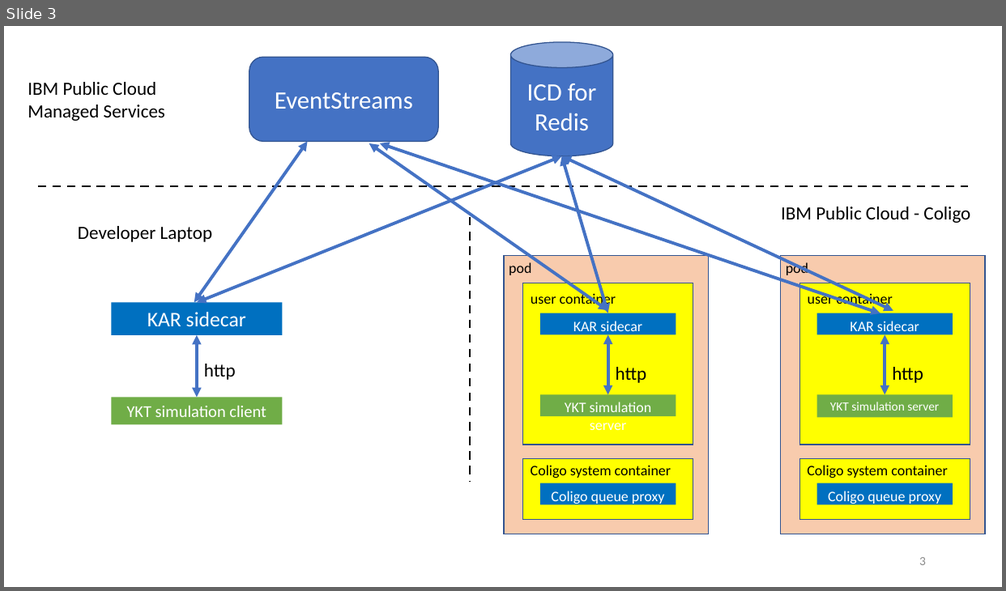
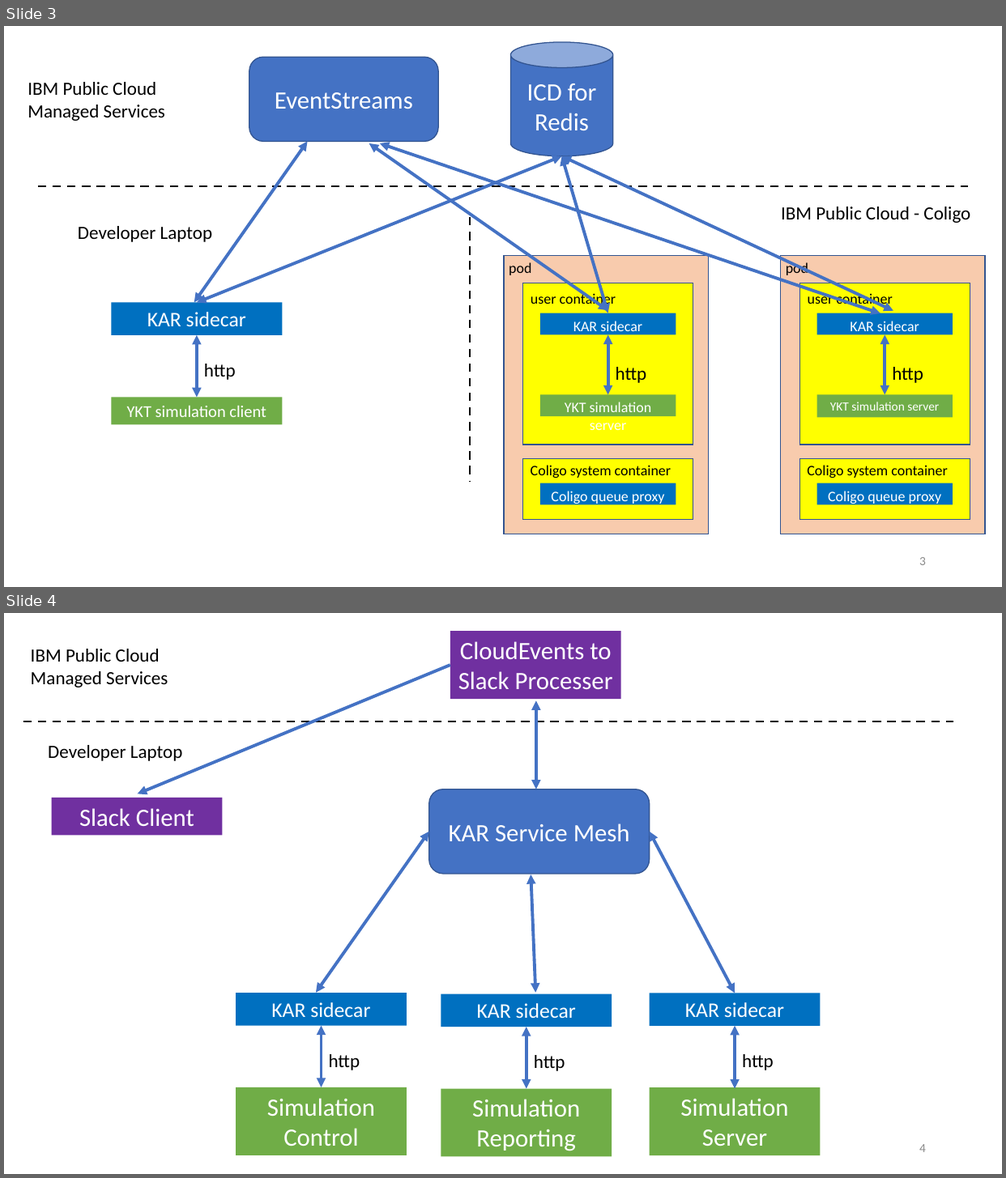
Before and after one commit to IBM/kar, a slide deck: docs/image-sources/example-figures.pptx. Shown one above the other, each under a label of ours: slide 3 before the commit, slides 3 and 4 after it. The pictures are 1006x591 and 1006x1178 pixels, drawn with LibreOffice and Linux fonts; fonts in the diff are those of the drawing. Boxes give left, top, right and bottom in pixels: in the first picture for what was removed or moved away, otherwise in the second. Text is boxed around its words. In the diff, an @@ line names an element or a change of style, - is before the commit and + after.

```diff
--- a/docs/image-sources/example-figures.pptx
+++ b/docs/image-sources/example-figures.pptx
@@ slide 4 added at box(4, 613, 1002, 1174), background #FFFFFF @@
@@ rectangle added at box(450, 631, 621, 699), fill #7030A0, 24 pt, text #FFFFFF @@
+CloudEvents to Slack Processer
@@ text added at box(31, 649, 168, 688), 18 pt, text #000000 @@
+IBM Public Cloud Managed Services
@@ arrow added from (450, 665) to (138, 794), #4472C4 3 pt @@
@@ double arrow added from (536, 700) to (536, 790), #4472C4 3 pt @@
@@ line added from (23, 722) to (953, 722), #000000 2 pt dashed @@
@@ text added at box(48, 745, 183, 761), 18 pt, text #000000 @@
+Developer Laptop
@@ rectangle added at box(51, 798, 222, 835), fill #7030A0, 24 pt, text #FFFFFF @@
+Slack Client
@@ rounded rectangle added at box(429, 790, 650, 875), fill #4472C4, outline #325491 1 pt, 24 pt, text #FFFFFF @@
+KAR Service Mesh
@@ double arrow added from (429, 832) to (316, 993), #4472C4 3 pt @@
@@ double arrow added from (650, 832) to (735, 994), #4472C4 3 pt @@
@@ double arrow added from (531, 875) to (535, 993), #4472C4 3 pt @@
@@ rectangle added at box(236, 994, 407, 1026), fill #0070C0, 20 pt, text #FFFFFF @@
+KAR sidecar
@@ rectangle added at box(441, 994, 612, 1027), fill #0070C0, 20 pt, text #FFFFFF @@
+KAR sidecar
@@ rectangle added at box(650, 994, 820, 1026), fill #0070C0, 20 pt, text #FFFFFF @@
+KAR sidecar
@@ double arrow added from (322, 1025) to (322, 1088), #4472C4 3 pt @@
@@ double arrow added from (526, 1027) to (526, 1089), #4472C4 3 pt @@
@@ double arrow added from (735, 1026) to (735, 1089), #4472C4 3 pt @@
@@ text added at box(329, 1054, 360, 1071), 18 pt, text #000000 @@
+http
@@ text added at box(534, 1055, 565, 1071), 18 pt, text #000000 @@
+http
@@ text added at box(742, 1054, 774, 1071), 18 pt, text #000000 @@
+http
@@ rectangle added at box(236, 1088, 407, 1156), fill #70AD47, 24 pt, text #FFFFFF @@
+Simulation Control
@@ rectangle added at box(441, 1089, 612, 1157), fill #70AD47, 24 pt, text #FFFFFF @@
+Simulation Reporting
@@ rectangle added at box(650, 1088, 820, 1156), fill #70AD47, 24 pt, text #FFFFFF @@
+Simulation Server
@@ page number added at box(919, 1144, 926, 1152), 12 pt, text #8C8C8C @@
+4
```
Also in this commit, not shown: 1 other slide added.
